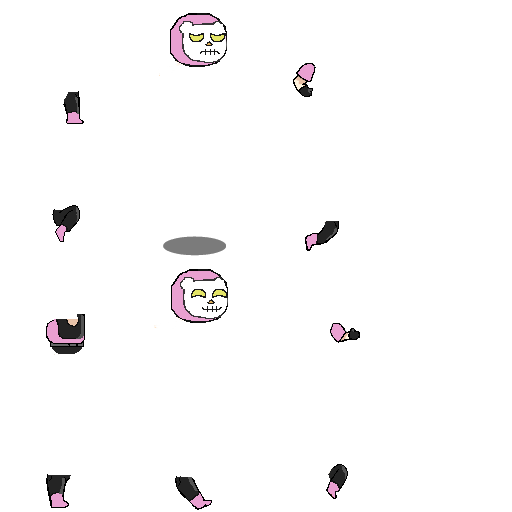
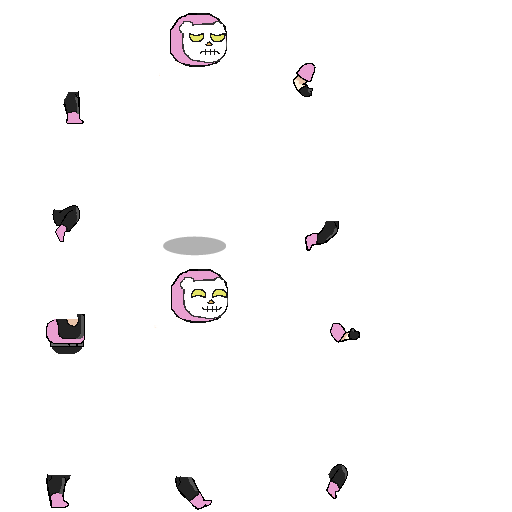
The second 512 x 512 image is a revision of the first. Changes to its layers:
painted on "main highlights" over [163, 236, 226, 256]
added layer "shadow!!" above "main" over [163, 236, 226, 256]
hid "main" over [54, 61, 347, 480]
